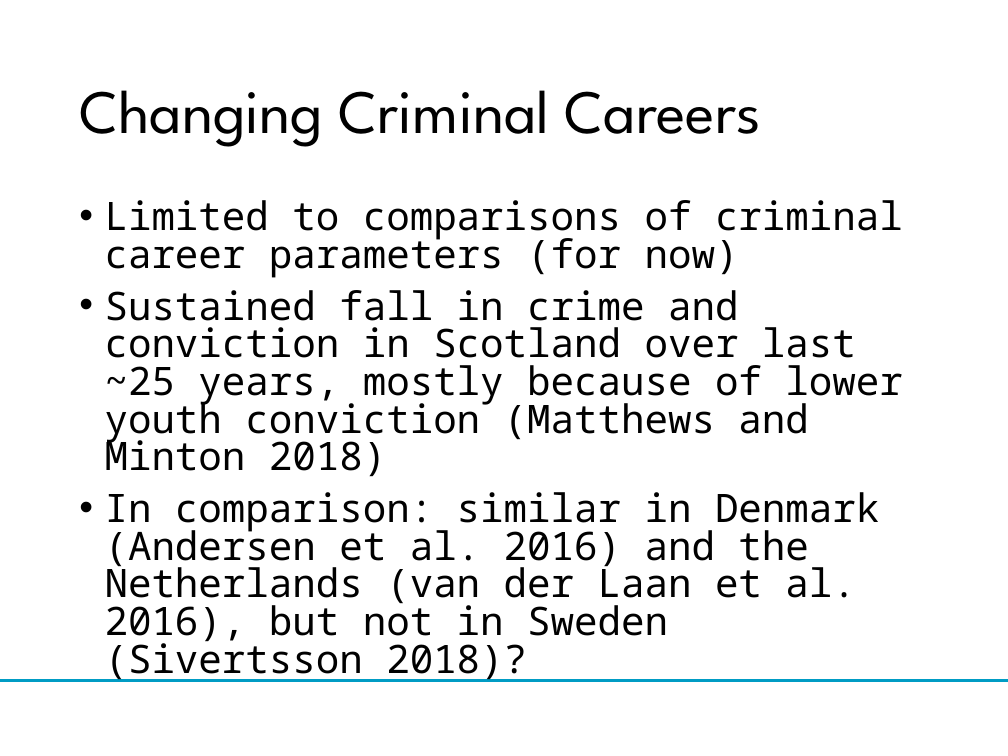
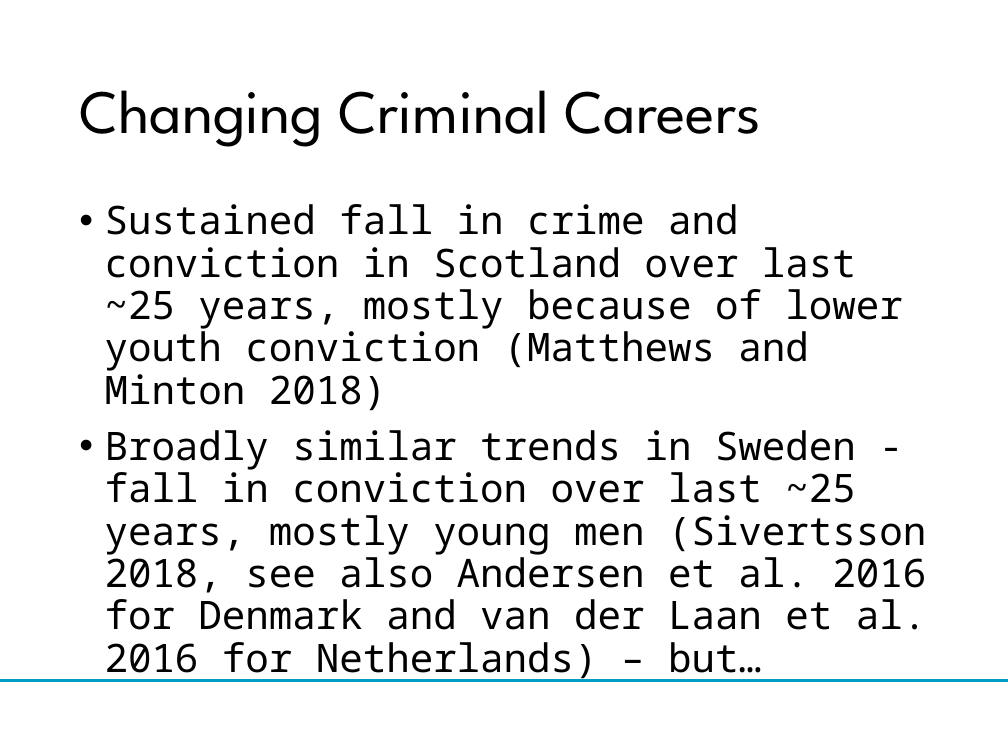
Before and after one commit to benmatthewsed/register_criminology_workshop, a slide deck: slide 11 of slides/soi_comparative_context-bm-v4.pptx. Drawn at 1008x756 pixels with LibreOffice and Linux fonts; fonts in the diff are those of the drawing; background and template pictures are left out. Boxes give left, top, right and bottom in pixels: in the first picture for what was removed or moved away, otherwise in the second. Text is boxed around its words. In the diff, an @@ line names an element or a change of style, - is before the commit and + after.

Commit message:
update comparison

```diff
--- a/slides/soi_comparative_context-bm-v4.pptx
+++ b/slides/soi_comparative_context-bm-v4.pptx
@@ text at [105,200,903,278]: paragraph removed @@
-• Limited to comparisons of criminal career parameters (for now)
@@ text at [105,204,902,411]: line spacing 0.8 to 0.9 @@
@@ text at [105,430,926,682]: text changed @@
-• In comparison: similar in Denmark (Andersen et al. 2016) and the Netherlands (van der Laan et al. 2016), but not in Sweden (Sivertsson 2018)?
+• Broadly similar trends in Sweden - fall in conviction over last ~25 years, mostly young men (Sivertsson 2018, see also Andersen et al. 2016 for Denmark and van der Laan et al. 2016 for Netherlands) – but…
```
Also in this commit, not shown: 3 other slides changed.
